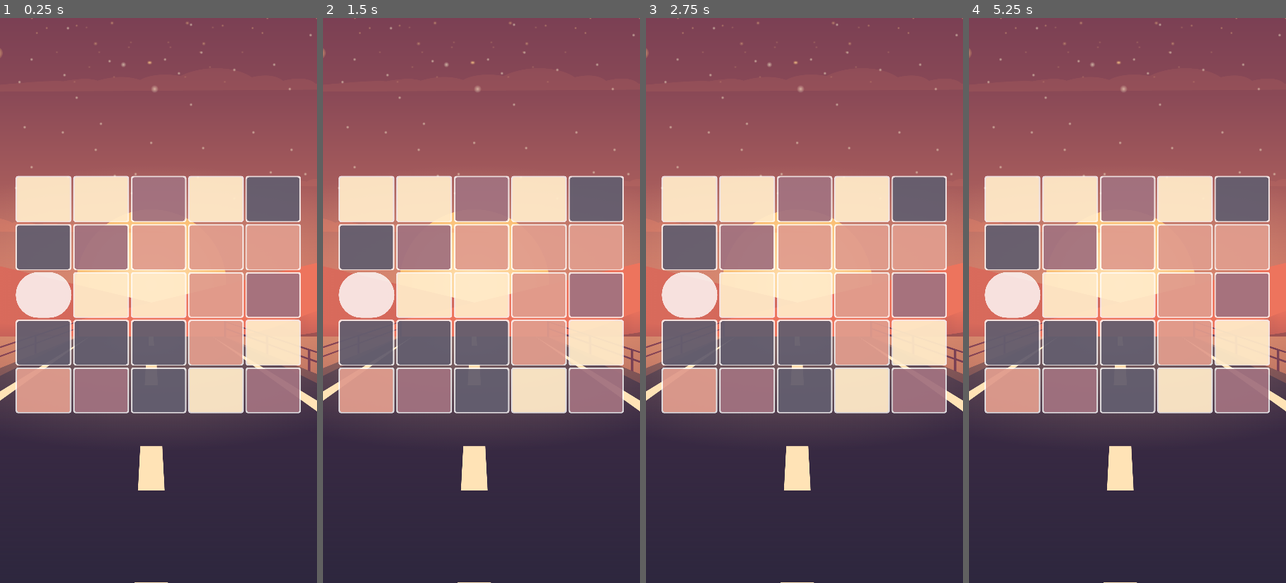
Above: before the commit, frames 1-4 (left to right).
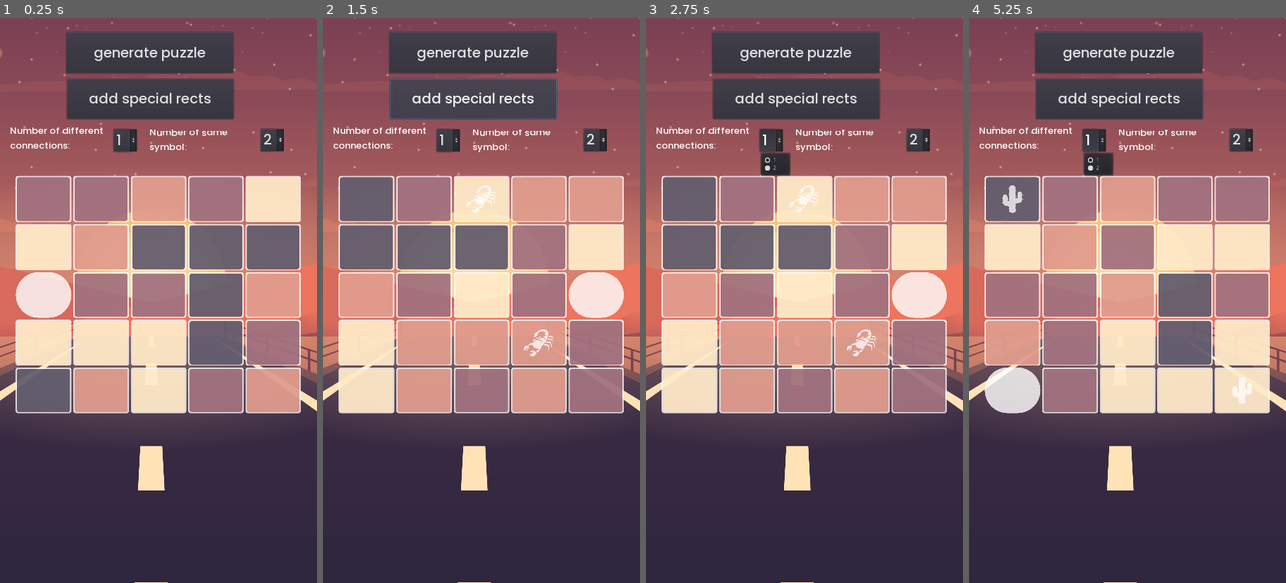
Above: after the commit, the same moments.

Repository: Cofica17/ColorCubes
Game: Godot game, scene res://scenes/Game.tscn
The game is run twice, just before and just after one commit, with the same random seed, the same clock (stepped at 60 frames per second) and the same inputs. The engine's default icon, where the game draws it, is replaced by a stand-in: a white triangle on a blue panel in a dark square.
Inputs (mouse positions are in pixels of both pictures, inside the frame that each line leads up to):
- Up to frame 1 (0.25 s): no input
- Up to frame 2 (1.5 s): click (471, 51) at 0.5 s, where only the run after the commit has a clickable "generate puzzle"; click (471, 97) at 1.25 s, where only the run after the commit has a clickable "add special rects"
- Up to frame 3 (2.75 s): click (769, 142) at 2 s, where only the run after the commit has a clickable "1"
- Up to frame 4 (5.25 s): click (1241, 142) at 2.75 s, where only the run after the commit has a clickable "2"; click (1117, 51) at 3.5 s, where only the run after the commit has a clickable "generate puzzle"; click (1117, 97) at 4.25 s, where only the run after the commit has a clickable "add special rects"; click (1092, 142) at 5 s, where only the run after the commit has a clickable "1"

The runs differ from the first frame. In frame 1, 40% of the frame differs, in the area x 3-95%, y 2-70%; in frame 2, 36%; in frame 3, 37%; in frame 4, 37%.

Commit message:
added special connection grid rects

Diff:
--- /dev/null
+++ b/BoardThemes.gd
@@ -0,0 +1,15 @@
+extends Node
+
+var desert := {
+	"total_number_of_possible_colors" : 4,
+	"colors" : {
+		0 : "#b32e263d",
+		1 : "#b3ffe3b5",
+		2 : "#b3824254",
+		3 : "#b3d67a66"
+	},
+	"connection_rects_icons" : {
+		0 : load("res://assets/desert/icons/cacstus.png"),
+		1 : load("res://assets/desert/icons/scorpion.png")
+	}
+}
--- a/Global.gd
+++ b/Global.gd
@@ -5,19 +5,9 @@
 
 var white:Color = "#ccffffff"
 var black:Color = "#000000"
-var yellow:Color = "#b32e263d" #dark blue almost
-var blue:Color = "#b3ffe3b5" # light yellow
-var green:Color = "#b3824254" # reddish
-var red:Color = "#b3d67a66" # shit color
 
-var colors := {
-	0 : red,
-	1 : yellow,
-	2 : blue,
-	3 : green,
-}
-
-var total_number_of_possible_colors := 4
+var current_theme : Dictionary
+var total_number_of_diff_connection_rects := 2
 
 var moveable_grid_rect
 var colored_grid_rect
--- /dev/null
+++ b/Utils.gd
@@ -0,0 +1,10 @@
+extends Node
+
+
+func generate_random_int_excluding(from:int, to:int, excluding:Array = []) -> int:
+	var rnd = randi() % (to+1)
+
+	while rnd in excluding or rnd < from:
+		rnd = randi() % (to+1)
+
+	return rnd
--- a/project.godot
+++ b/project.godot
@@ -51,6 +51,8 @@
 [autoload]
 
 Global="*res://Global.gd"
+BoardThemes="*res://BoardThemes.gd"
+Utils="*res://Utils.gd"
 
 [display]
 
--- a/scenes/GridRect.tscn
+++ b/scenes/ColoredGridRect.tscn
@@ -1,6 +1,7 @@
-[gd_scene load_steps=4 format=2]
+[gd_scene load_steps=5 format=2]
 
 [ext_resource path="res://scripts/ColoredGridRect.gd" type="Script" id=1]
+[ext_resource path="res://assets/desert/icons/cacstus.png" type="Texture" id=2]
 
 [sub_resource type="StyleBoxFlat" id=1]
 bg_color = Color( 1, 1, 1, 0.8 )
@@ -17,7 +18,7 @@
 corner_radius_bottom_right = 5
 corner_radius_bottom_left = 5
 
-[node name="GridRect" type="Control"]
+[node name="ColoredGridRect" type="Control"]
 anchor_right = 0.1
 anchor_bottom = 0.1
 size_flags_horizontal = 3
@@ -46,3 +47,17 @@
 __meta__ = {
 "_edit_use_anchors_": false
 }
+
+[node name="TextureRect" type="TextureRect" parent="."]
+visible = false
+modulate = Color( 1, 1, 1, 0.75 )
+anchor_left = 0.2
+anchor_top = 0.2
+anchor_right = 0.8
+anchor_bottom = 0.8
+texture = ExtResource( 2 )
+expand = true
+stretch_mode = 6
+__meta__ = {
+"_edit_use_anchors_": false
+}
--- a/scenes/Game.tscn
+++ b/scenes/Game.tscn
@@ -1,12 +1,16 @@
-[gd_scene load_steps=6 format=2]
+[gd_scene load_steps=7 format=2]
 
 [ext_resource path="res://scenes/Grid.tscn" type="PackedScene" id=1]
 [ext_resource path="res://fonts/Poppins-Medium.ttf" type="DynamicFontData" id=2]
 [ext_resource path="res://scripts/Game.gd" type="Script" id=3]
-[ext_resource path="res://assets/tex/desert_bg.png" type="Texture" id=4]
+[ext_resource path="res://assets/desert/tex/desert_bg.png" type="Texture" id=4]
 
 [sub_resource type="DynamicFont" id=1]
 size = 32
+font_data = ExtResource( 2 )
+
+[sub_resource type="DynamicFont" id=2]
+size = 21
 font_data = ExtResource( 2 )
 
 [node name="Game" type="Control"]
@@ -71,9 +75,62 @@
 margin_left = 152.0
 margin_top = 138.0
 margin_right = 531.0
-margin_bottom = 242.0
+margin_bottom = 229.0
 custom_fonts/font = SubResource( 1 )
-text = "check solution"
+text = "add special rects"
 __meta__ = {
 "_edit_use_anchors_": false
 }
+
+[node name="OptionButton" type="OptionButton" parent="DEBUG_TBD"]
+margin_left = 257.624
+margin_top = 252.285
+margin_right = 310.624
+margin_bottom = 295.285
+custom_fonts/font = SubResource( 1 )
+text = "1"
+items = [ "1", null, false, 0, null, "2", null, false, 1, null ]
+selected = 0
+__meta__ = {
+"_edit_use_anchors_": false
+}
+
+[node name="Label2" type="Label" parent="DEBUG_TBD"]
+margin_left = 22.3394
+margin_top = 239.67
+margin_right = 242.339
+margin_bottom = 323.67
+custom_fonts/font = SubResource( 2 )
+text = "Number of different connections:"
+autowrap = true
+__meta__ = {
+"_edit_use_anchors_": false
+}
+
+[node name="OptionButton2" type="OptionButton" parent="DEBUG_TBD"]
+margin_left = 592.222
+margin_top = 250.95
+margin_right = 645.222
+margin_bottom = 293.95
+custom_fonts/font = SubResource( 1 )
+text = "2"
+items = [ "2", null, false, 1, null, "3", null, false, 2, null, "4", null, false, 3, null ]
+selected = 0
+__meta__ = {
+"_edit_use_anchors_": false
+}
+
+[node name="Label3" type="Label" parent="DEBUG_TBD"]
+margin_left = 338.696
+margin_top = 243.674
+margin_right = 558.696
+margin_bottom = 327.674
+custom_fonts/font = SubResource( 2 )
+text = "Number of same symbol:"
+autowrap = true
+__meta__ = {
+"_edit_use_anchors_": false
+}
+
+[connection signal="item_selected" from="DEBUG_TBD/OptionButton" to="." method="_on_OptionButton_item_selected"]
+[connection signal="item_selected" from="DEBUG_TBD/OptionButton2" to="." method="_on_OptionButton2_item_selected"]
--- a/scenes/Grid.tscn
+++ b/scenes/Grid.tscn
@@ -1,6 +1,6 @@
 [gd_scene load_steps=5 format=2]
 
-[ext_resource path="res://scenes/GridRect.tscn" type="PackedScene" id=1]
+[ext_resource path="res://scenes/ColoredGridRect.tscn" type="PackedScene" id=1]
 [ext_resource path="res://scenes/MoveableGridRect.tscn" type="PackedScene" id=2]
 [ext_resource path="res://scripts/Grid.gd" type="Script" id=3]
 
--- a/scripts/ColoredGridRect.gd
+++ b/scripts/ColoredGridRect.gd
@@ -3,6 +3,15 @@
 
 onready var border = get_node("Panel")
 onready var inside_panel = get_node("InsidePanel")
+onready var texture:TextureRect = $TextureRect
+
+var is_connection_rect := false
+
+
+func set_texture(tex:Texture) -> void:
+	texture.texture = tex
+	texture.show()
+	is_connection_rect = true
 
 
 func set_color(v:Color) -> void:
--- a/scripts/Game.gd
+++ b/scripts/Game.gd
@@ -2,26 +2,64 @@
 
 onready var grid:Grid = get_node("Grid")
 
+var added_connection_rects := false
+var num_of_dif_con = 1
+var num_of_p = 2
 
 func _ready():
+	Global.current_theme = BoardThemes.desert
 	_generate_puzzle()
 	randomize()
-	$DEBUG_TBD/Button.connect("pressed", self, "_check_solution")
+	$DEBUG_TBD/Button.connect("pressed", self, "_add_connection_rects")
 	$DEBUG_TBD/GeneratePuzzle.connect("pressed", self, "_generate_puzzle")
 
 
-func _check_solution() -> void:
-	var check_solution = CheckSolution.new()
-	if check_solution.check_solution(grid):
-		$DEBUG_TBD/Label.text = "rjeseno je miliiii"
+func _add_connection_rects(num_of_different_connection_rects:int = num_of_dif_con, num_of_pairs:int= num_of_p) -> void:
+	if added_connection_rects:
+		return
 	else:
-		$DEBUG_TBD/Label.text = "Nije rjeseno kretenu"
+		added_connection_rects = true
+
+		if num_of_different_connection_rects > Global.total_number_of_diff_connection_rects:
+			num_of_different_connection_rects = Global.total_number_of_diff_connection_rects
+
+	var excluding = [_get_moveable_rect_id()]
+	var excluding_icons = []
+	for i in num_of_different_connection_rects:
+		var rnd_rect_icon = Utils.generate_random_int_excluding(0, Global.total_number_of_diff_connection_rects - 1, excluding_icons)
+
+		var used_colors = []
+
+		var counter:int = 0
+
+		while counter < num_of_pairs:
+			var rnd_rect_id = Utils.generate_random_int_excluding(0, grid.total_num_of_grid_rects - 1, excluding)
+			var grid_rect:ColoredGridRect = grid.grid_container.get_child(rnd_rect_id)
+
+			if grid_rect.get_rect_color() in used_colors:
+				continue
+
+			var rnd_tex = Global.current_theme.connection_rects_icons[rnd_rect_icon]
+			grid_rect.set_texture(rnd_tex)
+			excluding.append(rnd_rect_id)
+			used_colors.append(grid_rect.color)
+			counter += 1
+
+		excluding_icons.append(rnd_rect_icon)
+
+
+func _get_moveable_rect_id():
+	for c in grid.grid_container.get_children():
+		if c is MoveableGridRect:
+			return c.id
 
 
 func _generate_puzzle() -> void:
+	added_connection_rects = false
+
 	grid.clear_grid_container()
 
-	var GridRectScene = load("res://scenes/GridRect.tscn")
+	var GridRectScene = load("res://scenes/ColoredGridRect.tscn")
 	var MoveableGridRectScene = load("res://scenes/MoveableGridRect.tscn")
 
 	var idx = 0
@@ -47,5 +85,13 @@
 			idx += 1
 
 			if is_grid_rect:
-				var random_color_idx = randi() % Global.total_number_of_possible_colors
-				grid_rect.set_color(Global.colors[random_color_idx])
+				var random_color_idx = randi() % Global.current_theme.total_number_of_possible_colors
+				grid_rect.set_color(Global.current_theme.colors[random_color_idx])
+
+
+func _on_OptionButton_item_selected(index):
+	num_of_dif_con = index + 1
+
+
+func _on_OptionButton2_item_selected(index):
+	num_of_p = index + 2
--- a/scripts/Grid.gd
+++ b/scripts/Grid.gd
@@ -4,6 +4,8 @@
 
 export var columns:int = 0 setget set_columns
 export var rows:int = 0 setget set_rows
+
+var total_num_of_grid_rects := columns * rows
 
 onready var grid_container:GridContainer = get_node("GridContainer")
 
@@ -70,7 +72,9 @@
 
 	columns = v
 	$GridContainer.columns = columns
+	total_num_of_grid_rects = columns * rows
 
 
 func set_rows(v) -> void:
 	rows = v
+	total_num_of_grid_rects = columns * rows
Binary file added: assets/desert/icons/cacstus.png
Not shown, added: assets/desert/icons/cacstus.png.import
Binary file added: assets/desert/icons/scorpion.png
Not shown, changed: assets/desert/icons/scorpion.png.import
Renamed: assets/tex/desert_bg.png -> assets/desert/tex/desert_bg.png
Not shown, added: assets/desert/tex/desert_bg.png.import
Not shown: 1 places in scenes/Game.tscn that only renumber resources
Not shown, added: assets/desert/icons/6b90774e-d126-4ae4-a798-bc3d6caed4df.jfif
Not shown, added: assets/desert/icons/cactus.jfif
